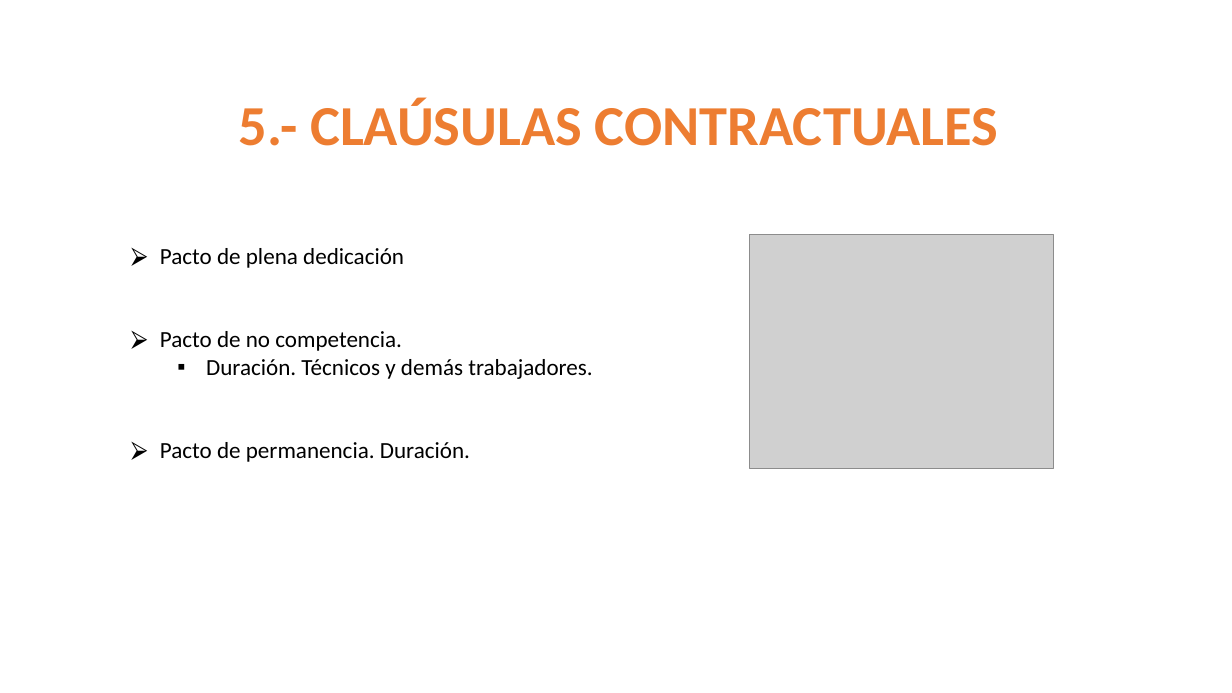
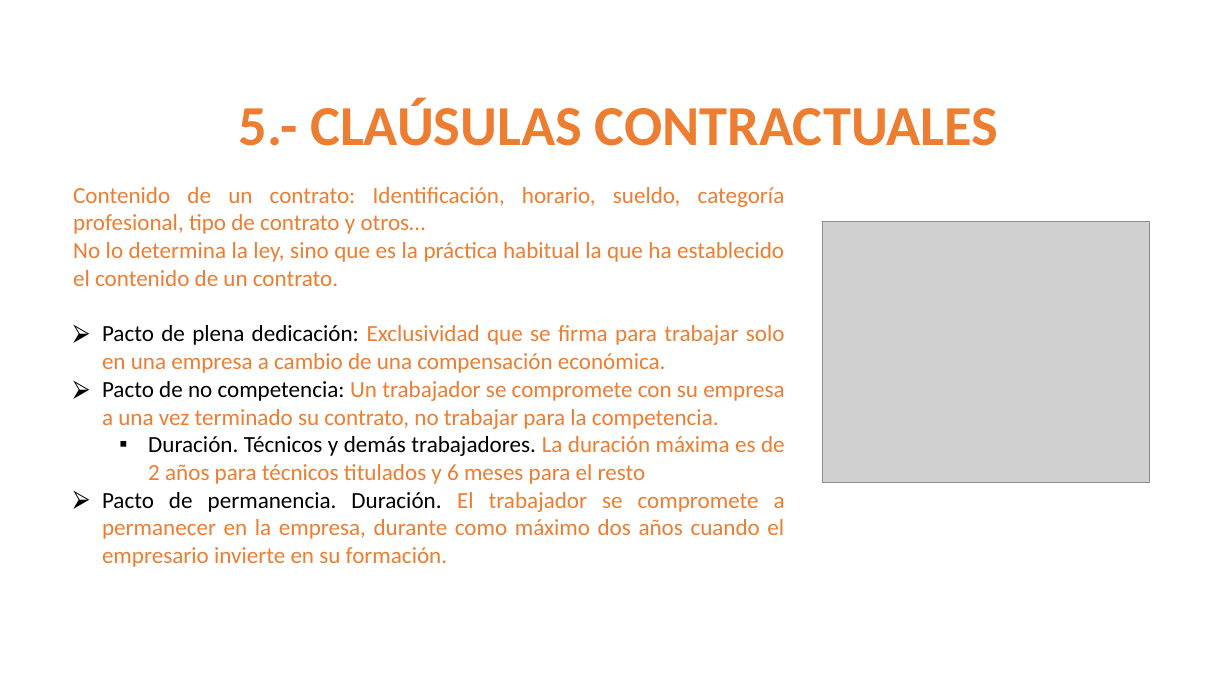
Before and after one commit to DiMaPaGa/daw1, a slide deck: slide 14 of PROGRAMACION/FOL/TEMA 1 FOL ALUMNOS.pptx. Drawn at 1232x693 pixels with LibreOffice and Linux fonts; fonts in the diff are those of the drawing; grey boxes stand for pictures. Boxes give left, top, right and bottom in pixels: in the first picture for what was removed or moved away, otherwise in the second. Text is boxed around its words. In the diff, an @@ line names an element or a change of style, - is before the commit and + after.

```diff
--- a/PROGRAMACION/FOL/TEMA 1 FOL ALUMNOS.pptx
+++ b/PROGRAMACION/FOL/TEMA 1 FOL ALUMNOS.pptx
@@ text at (x1=73, y1=187, x2=785, y2=567): text changed; text colour #000000 to #ED7D31 @@
-⮚ Pacto de plena dedicación
-⮚ Pacto de no competencia.
-  ▪ Duración. Técnicos y demás trabajadores.
-⮚ Pacto de permanencia. Duración.
+Contenido de un contrato: Identificación, horario, sueldo, categoría profesional, tipo de contrato y otros…
+No lo determina la ley, sino que es la práctica habitual la que ha establecido el contenido de un contrato.
+⮚ Pacto de plena dedicación: Exclusividad que se firma para trabajar solo en una empresa a cambio de una compensación económica.
+⮚ Pacto de no competencia: Un trabajador se compromete con su empresa a una vez terminado su contrato, no trabajar para la competencia.
+  ▪ Duración. Técnicos y demás trabajadores. La duración máxima es de 2 años para técnicos titulados y 6 meses para el resto
+⮚ Pacto de permanencia. Duración. El trabajador se compromete a permanecer en la empresa, durante como máximo dos años cuando el empresario invierte en su formación.
@@ picture resized from (x1=750, y1=235, x2=1054, y2=468) to (x1=823, y1=222, x2=1150, y2=482) @@
```
Also in this commit, not shown: 5 other slides changed, 7 other files.
